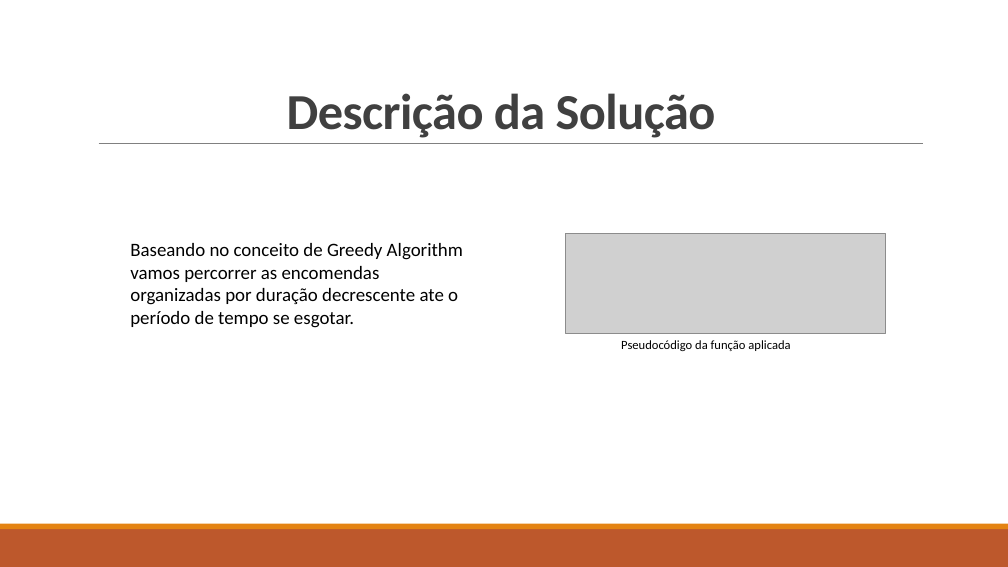
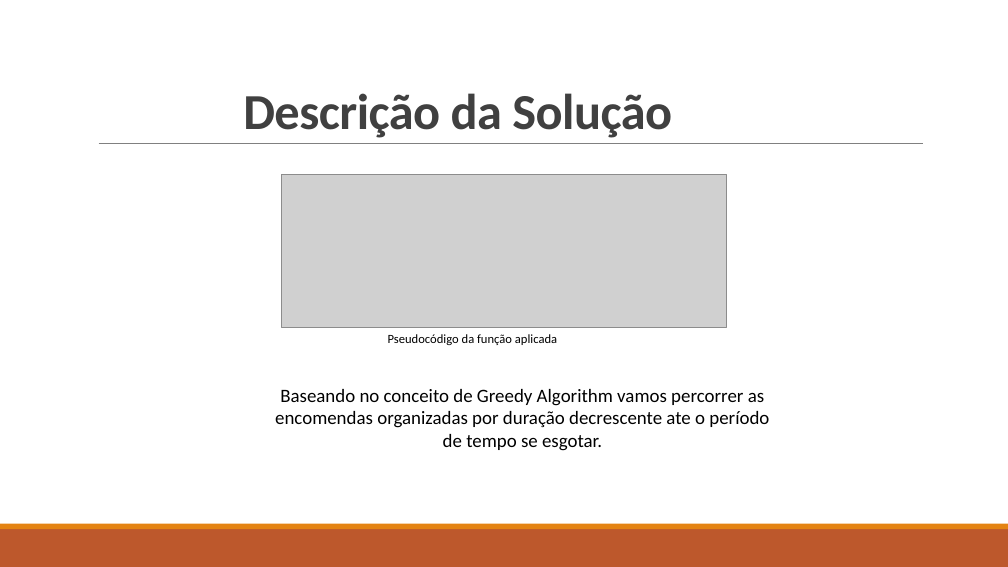
Before and after one commit to Miggs7/DA-Proj-22, a slide deck: slide 8 of Presentation/Logística Urbana para Entrega de Mercadorias.pptx. Drawn at 1008x567 pixels with LibreOffice and Linux fonts; fonts in the diff are those of the drawing; grey boxes stand for pictures. Boxes give left, top, right and bottom in pixels: in the first picture for what was removed or moved away, otherwise in the second. Text is boxed around its words. In the diff, an @@ line names an element or a change of style, - is before the commit and + after.

```diff
--- a/Presentation/Logística Urbana para Entrega de Mercadorias.pptx
+++ b/Presentation/Logística Urbana para Entrega de Mercadorias.pptx
@@ title "Descrição da Solução": place and size @@
-title "Descrição da Solução" at (287,93,716,138)
+title "Descrição da Solução" at (243,93,672,138)
@@ picture: place and size @@
-picture at (566,234,885,333)
+picture at (281,175,727,327)
@@ text "Pseudocódigo da função aplicada": place and size @@
-text "Pseudocódigo da função aplicada" at (621,340,790,351)
+text "Pseudocódigo da função aplicada" at (388,334,557,345)
@@ text "Baseando no conceito de Greedy ...": place and size @@
-text "Baseando no conceito de Greedy ..." at (130,243,463,328)
+text "Baseando no conceito de Greedy ..." at (275,389,769,451)
@@ text "Baseando no conceito de Greedy ..." at (275,389,769,451): alignment left to centre @@
```
Also in this commit, not shown: 2 other slides changed, 5 other files.
